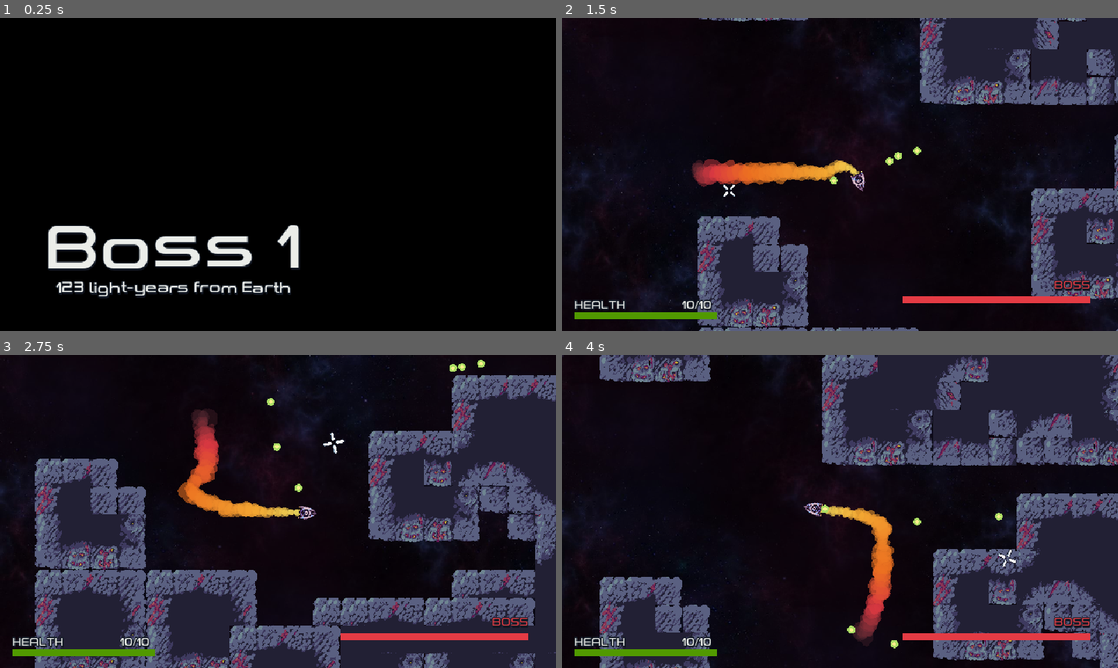
Above: before the commit, frames 1-4 (two rows, left to right).
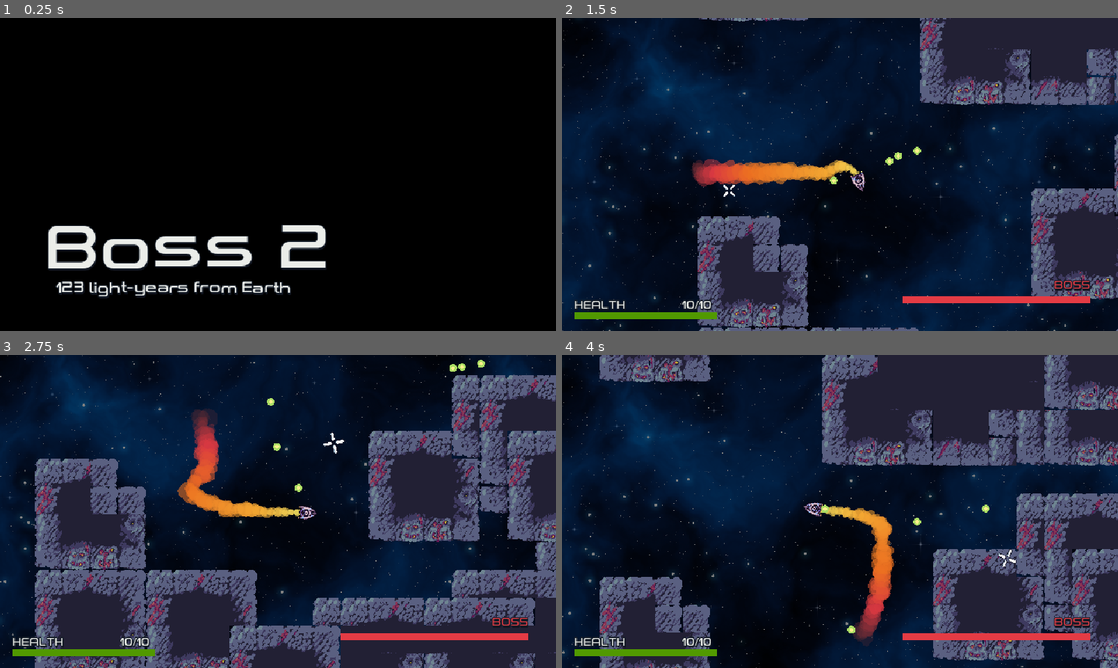
Above: after the commit, the same moments.

Repository: Yoshiip/boss-rush-jam-2024
Game: Godot game, scene res://levels/fight/fight.tscn
Two runs of this game, one before a commit and one after it. Both use one fixed random seed, a clock stepped at 60 frames per second and the inputs below. This scene is started directly instead of the project's main scene. The engine's default icon, where the game draws it, is replaced by a stand-in: a white triangle on a blue panel in a dark square.
Inputs (mouse positions are in pixels of both pictures, inside the frame that each line leads up to):
- Up to frame 1 (0.25 s): no input
- Up to frame 2 (1.5 s): tap Enter at 0.5 s; move the mouse to (962, 158) at 0.52 s; press the mouse at (962, 158) at 0.53 s; hold D (move_right) 0.53-1.28 s; move the mouse to (728, 190) at 1.27 s; release the mouse at (728, 190) at 1.28 s; hold S (move_down) from 1.28 s (still down); click (728, 190) at 1.35 s
- Up to frame 3 (2.75 s): move the mouse to (333, 442) at 2.02 s; release S (move_down) at 2.03 s; press the mouse at (333, 442) at 2.03 s; hold D (move_right) from 2.03 s (still down); tap M (switch_movement) at 2.1 s
- Up to frame 4 (4 s): move the mouse to (812, 574) at 2.77 s; release D (move_right) at 2.78 s; release the mouse at (812, 574) at 2.78 s; hold W (move_up) 2.78-3.53 s; tap Space (weapon_toggle) at 2.85 s; click (812, 574) at 3.05 s; move the mouse to (1006, 558) at 3.52 s; press the mouse at (1006, 558) at 3.53 s; hold A (move_left) from 3.53 s (still down)

The runs differ from the first frame. In frame 1, 0.8% of the frame differs, in the area x 49-59%, y 66-81%; in frame 2, 38%, in the area x 0-100%, y 0-100%; in frame 3, 28%; in frame 4, 34%.

Commit message:
crush detection + better game over

Diff:
--- a/assets/game_manager.gd
+++ b/assets/game_manager.gd
@@ -30,7 +30,7 @@
 func clear_save_data() -> void:
 	save_data = {
 		"points": 10,
-		"level": 0,
+		"level": 1,
 
 		# UPGRADES
 		"hull_health": 0,
--- a/assets/spaceship/spaceship.gd
+++ b/assets/spaceship/spaceship.gd
@@ -171,3 +171,9 @@
 
 	if result.size() > 1:
 		take_damage(10)
+
+
+
+func _on_crush_detection_body_entered(body: Node2D) -> void:
+	print("AIE!!")
+	take_damage(100)
--- a/assets/spaceship/spaceship.tscn
+++ b/assets/spaceship/spaceship.tscn
@@ -54,7 +54,7 @@
 
 [node name="CollisionShape" type="CollisionPolygon2D" parent="."]
 scale = Vector2(0.7, 0.7)
-polygon = PackedVector2Array(-25.7143, -21.4286, 20, -11.4286, 20, 12.8571, -25.7143, 21.4286)
+polygon = PackedVector2Array(-26, -21, 20, -11, 20, 11, -26, 21)
 one_way_collision_margin = 0.0
 
 [node name="Hit" type="AudioStreamPlayer" parent="."]
@@ -74,3 +74,15 @@
 
 [node name="ShootPoint" type="Marker2D" parent="."]
 position = Vector2(19, 0)
+
+[node name="CrushDetection" type="Area2D" parent="."]
+scale = Vector2(0.9, 0.9)
+collision_layer = 2
+collision_mask = 2
+
+[node name="CollisionShape" type="CollisionPolygon2D" parent="CrushDetection"]
+scale = Vector2(0.7, 0.7)
+polygon = PackedVector2Array(-26, -21, 20, -11, 20, 11, -26, 21)
+one_way_collision_margin = 0.0
+
+[connection signal="body_entered" from="CrushDetection" to="." method="_on_crush_detection_body_entered"]
--- a/assets/tiles/Basic_tile_set.tres
+++ b/assets/tiles/Basic_tile_set.tres
@@ -548,7 +548,8 @@
 
 [resource]
 tile_size = Vector2i(64, 64)
-physics_layer_0/collision_layer = 1
+physics_layer_0/collision_layer = 3
+physics_layer_0/collision_mask = 3
 terrain_set_0/mode = 0
 terrain_set_0/terrain_0/name = "Terrain 0"
 terrain_set_0/terrain_0/color = Color(0.5, 0.34375, 0.25, 1)
--- a/assets/utils/crossfade.gd
+++ b/assets/utils/crossfade.gd
@@ -31,6 +31,14 @@
 	a_player.volume_db = db
 	b_player.volume_db = -80
 
+func stop_both() -> void:
+	if last_tween != null:
+		last_tween.stop()
+	var tween := _default_tween()
+	tween.tween_property(a_player, "volume_db", -80, 5.0)
+	tween.tween_property(b_player, "volume_db", -80, 5.0)
+	last_tween = tween
+
 func to_a() -> void:
 	if last_tween != null:
 		last_tween.stop()
--- a/levels/fight/fight.gd
+++ b/levels/fight/fight.gd
@@ -190,7 +190,8 @@
 func _on_player_dead() -> void:
 	Input.mouse_mode = Input.MOUSE_MODE_VISIBLE
 	get_tree().paused = true
-	$Canvas/Container/GameOver.visible = true
+	crossfade.stop_both()
+	$Canvas/Container/GameOver.start()
 
 
 const EFFECTS_BUS = &"Effects"
--- a/levels/fight/fight.tscn
+++ b/levels/fight/fight.tscn
@@ -1,10 +1,12 @@
-[gd_scene load_steps=17 format=3 uid="uid://dturmkkjs4uyx"]
+[gd_scene load_steps=22 format=3 uid="uid://dturmkkjs4uyx"]
 
 [ext_resource type="PackedScene" uid="uid://cw0njmjruvdmf" path="res://assets/spaceship/spaceship.tscn" id="1_4fykx"]
 [ext_resource type="Script" path="res://levels/fight/fight.gd" id="1_5kee0"]
 [ext_resource type="Theme" uid="uid://dk1lq0oeybxad" path="res://ui/theme.tres" id="3_c44pw"]
 [ext_resource type="Script" path="res://assets/camera/BetterCamera.gd" id="5_g487y"]
+[ext_resource type="AudioStream" uid="uid://bu41dw2kqfu3l" path="res://audios/musics/game_over.mp3" id="8_r3fsk"]
 [ext_resource type="Script" path="res://levels/fight/fight_transition.gd" id="9_2s53k"]
+[ext_resource type="AudioStream" uid="uid://03eaf8f8e41o" path="res://audios/effects/death.wav" id="9_fpwsx"]
 [ext_resource type="AudioStream" uid="uid://d3cl0e5lotj3g" path="res://audios/effects/ui/game-start2.wav" id="10_i2648"]
 [ext_resource type="Script" path="res://levels/fight/game_over.gd" id="11_kn4rb"]
 [ext_resource type="Texture2D" uid="uid://cvj3g8utd2nb0" path="res://assets/utils/crosshair.png" id="17_x1b4e"]
@@ -161,6 +163,67 @@
 "intro": SubResource("Animation_3c4mq")
 }
 
+[sub_resource type="Animation" id="Animation_80ekd"]
+resource_name = "GameOver"
+length = 4.0
+tracks/0/type = "value"
+tracks/0/imported = false
+tracks/0/enabled = true
+tracks/0/path = NodePath("Music:playing")
+tracks/0/interp = 1
+tracks/0/loop_wrap = true
+tracks/0/keys = {
+"times": PackedFloat32Array(0, 0.533333),
+"transitions": PackedFloat32Array(1, 1),
+"update": 1,
+"values": [false, true]
+}
+tracks/1/type = "value"
+tracks/1/imported = false
+tracks/1/enabled = true
+tracks/1/path = NodePath("Death:playing")
+tracks/1/interp = 1
+tracks/1/loop_wrap = true
+tracks/1/keys = {
+"times": PackedFloat32Array(0),
+"transitions": PackedFloat32Array(1),
+"update": 1,
+"values": [true]
+}
+
+[sub_resource type="Animation" id="Animation_7iggc"]
+length = 0.001
+tracks/0/type = "value"
+tracks/0/imported = false
+tracks/0/enabled = true
+tracks/0/path = NodePath("Music:playing")
+tracks/0/interp = 1
+tracks/0/loop_wrap = true
+tracks/0/keys = {
+"times": PackedFloat32Array(0),
+"transitions": PackedFloat32Array(1),
+"update": 1,
+"values": [false]
+}
+tracks/1/type = "value"
+tracks/1/imported = false
+tracks/1/enabled = true
+tracks/1/path = NodePath("Death:playing")
+tracks/1/interp = 1
+tracks/1/loop_wrap = true
+tracks/1/keys = {
+"times": PackedFloat32Array(0),
+"transitions": PackedFloat32Array(1),
+"update": 1,
+"values": [false]
+}
+
+[sub_resource type="AnimationLibrary" id="AnimationLibrary_16f7o"]
+_data = {
+"GameOver": SubResource("Animation_80ekd"),
+"RESET": SubResource("Animation_7iggc")
+}
+
 [node name="Fight" type="Node2D"]
 script = ExtResource("1_5kee0")
 
@@ -263,6 +326,7 @@
 show_percentage = false
 
 [node name="Transition" type="Control" parent="Canvas/Container"]
+visible = false
 layout_mode = 1
 anchors_preset = 15
 anchor_right = 1.0
@@ -332,10 +396,10 @@
 anchor_top = 0.5
 anchor_right = 0.5
 anchor_bottom = 0.5
-offset_left = -20.0
-offset_top = -20.0
-offset_right = 20.0
-offset_bottom = 20.0
+offset_left = -276.0
+offset_top = -50.0
+offset_right = 276.0
+offset_bottom = 85.0
 grow_horizontal = 2
 grow_vertical = 2
 script = ExtResource("11_kn4rb")
@@ -348,8 +412,27 @@
 
 [node name="Subtitle" type="Label" parent="Canvas/Container/GameOver"]
 layout_mode = 2
-text = "(click to continue)"
+text = "Your ship has been destroyed."
 horizontal_alignment = 1
+
+[node name="AnimationPlayer" type="AnimationPlayer" parent="Canvas/Container/GameOver"]
+libraries = {
+"": SubResource("AnimationLibrary_16f7o")
+}
+
+[node name="Music" type="AudioStreamPlayer" parent="Canvas/Container/GameOver"]
+stream = ExtResource("8_r3fsk")
+volume_db = -4.0
+bus = &"Music"
+
+[node name="Death" type="AudioStreamPlayer" parent="Canvas/Container/GameOver"]
+stream = ExtResource("9_fpwsx")
+bus = &"Music"
+
+[node name="Restart" type="Button" parent="Canvas/Container/GameOver"]
+visible = false
+layout_mode = 2
+text = "Restart fight"
 
 [node name="Crosshair" type="TextureRect" parent="Canvas/Container"]
 layout_mode = 0
@@ -378,3 +461,5 @@
 metadata/_edit_lock_ = true
 
 [connection signal="animation_finished" from="Canvas/Container/Transition/AnimationPlayer" to="Canvas/Container/Transition" method="_on_animation_player_animation_finished"]
+[connection signal="animation_finished" from="Canvas/Container/GameOver/AnimationPlayer" to="Canvas/Container/GameOver" method="_on_animation_player_animation_finished"]
+[connection signal="pressed" from="Canvas/Container/GameOver/Restart" to="Canvas/Container/GameOver" method="_on_restart_pressed"]
--- a/levels/fight/game_over.gd
+++ b/levels/fight/game_over.gd
@@ -1,9 +1,13 @@
 extends VBoxContainer
 
-func _ready() -> void:
-	pass
+func start() -> void:
+	visible = true
+	$AnimationPlayer.play("GameOver")
 
-func _unhandled_input(event: InputEvent) -> void:
-	if get_tree().paused && event.is_action_pressed("fire"):
-		get_tree().paused = false
-		get_tree().change_scene_to_file("res://levels/menu/menu.tscn")
+func _on_restart_pressed() -> void:
+	get_tree().paused = false
+	get_tree().reload_current_scene()
+
+
+func _on_animation_player_animation_finished(anim_name: StringName) -> void:
+	$Restart.visible = true
--- a/levels/menu/menu.tscn
+++ b/levels/menu/menu.tscn
@@ -212,7 +212,7 @@
 scale = Vector2(0.4, 0.4)
 texture = ExtResource("4_kpk66")
 region_enabled = true
-region_rect = Rect2(0, 0, 4096, 4096)
+region_rect = Rect2(0, 0, 16384, 16384)
 
 [node name="Camera" type="Camera2D" parent="."]
 limit_left = -400
--- a/levels/upgrades/upgrades.tscn
+++ b/levels/upgrades/upgrades.tscn
@@ -1,10 +1,24 @@
-[gd_scene load_steps=8 format=3 uid="uid://bcgdrodgl21lg"]
+[gd_scene load_steps=10 format=3 uid="uid://bcgdrodgl21lg"]
 
 [ext_resource type="PackedScene" uid="uid://dfymr03ncw1dg" path="res://ui/upgrades/upgrades_box/upgrade_box.tscn" id="1_gvm2u"]
 [ext_resource type="Script" path="res://ui/upgrades/upgrades.gd" id="1_jhpx4"]
 [ext_resource type="Theme" uid="uid://bbcaen3oyqxer" path="res://ui/computer/terminal_theme.tres" id="2_es30p"]
 [ext_resource type="Shader" path="res://ui/computer/vhs.gdshader" id="4_66ru2"]
 [ext_resource type="AudioStream" uid="uid://cy8tte6pogyh5" path="res://audios/musics/up_n_grades.mp3" id="5_1n8pf"]
+[ext_resource type="AudioStream" uid="uid://beqqkwikr1w4g" path="res://audios/effects/upgrade.wav" id="6_il4qi"]
+
+[sub_resource type="StyleBoxFlat" id="StyleBoxFlat_61bwy"]
+draw_center = false
+border_width_left = 4
+border_width_top = 14
+border_width_right = 4
+border_width_bottom = 4
+border_color = Color(0, 0.498039, 0, 1)
+corner_radius_top_left = 4
+corner_radius_top_right = 4
+corner_radius_bottom_right = 4
+corner_radius_bottom_left = 4
+corner_detail = 1
 
 [sub_resource type="StyleBoxFlat" id="StyleBoxFlat_nyu4o"]
 bg_color = Color(0, 1, 0, 1)
@@ -71,6 +85,7 @@
 offset_right = -32.0
 grow_horizontal = 2
 grow_vertical = 2
+theme_override_constants/separation = 12
 alignment = 1
 
 [node name="Label" type="Label" parent="Canvas/Container/Boxes"]
@@ -104,58 +119,108 @@
 layout_mode = 2
 title = "Bullet Size"
 
-[node name="Separator" type="Control" parent="Canvas/Container/Boxes"]
-custom_minimum_size = Vector2(0, 32)
-layout_mode = 2
-
 [node name="Bottom" type="HBoxContainer" parent="Canvas/Container/Boxes"]
-layout_mode = 2
-theme_override_constants/separation = 64
-alignment = 1
-
-[node name="Left" type="VBoxContainer" parent="Canvas/Container/Boxes/Bottom"]
-layout_mode = 2
-
-[node name="bullet_bounce" parent="Canvas/Container/Boxes/Bottom/Left" instance=ExtResource("1_gvm2u")]
-custom_minimum_size = Vector2(160, 80)
+custom_minimum_size = Vector2(0, 190)
+layout_mode = 2
+size_flags_vertical = 3
+theme_override_constants/separation = 32
+alignment = 1
+
+[node name="Left" type="Panel" parent="Canvas/Container/Boxes/Bottom"]
+layout_mode = 2
+size_flags_horizontal = 3
+theme_override_styles/panel = SubResource("StyleBoxFlat_61bwy")
+
+[node name="Label" type="Label" parent="Canvas/Container/Boxes/Bottom/Left"]
+layout_mode = 1
+anchors_preset = 10
+anchor_right = 1.0
+offset_bottom = 20.0
+grow_horizontal = 2
+theme_override_font_sizes/font_size = 10
+text = "Bounces"
+horizontal_alignment = 1
+
+[node name="Left" type="VBoxContainer" parent="Canvas/Container/Boxes/Bottom/Left"]
+layout_mode = 1
+anchors_preset = -1
+anchor_right = 1.0
+anchor_bottom = 1.0
+offset_left = 4.0
+offset_top = 14.0
+offset_right = -4.0
+offset_bottom = -4.0
+grow_horizontal = 2
+grow_vertical = 2
+alignment = 1
+
+[node name="bullet_bounce" parent="Canvas/Container/Boxes/Bottom/Left/Left" instance=ExtResource("1_gvm2u")]
+custom_minimum_size = Vector2(120, 80)
 layout_mode = 2
 size_flags_horizontal = 4
-title = "Bullet Bounce"
-
-[node name="Container" type="HBoxContainer" parent="Canvas/Container/Boxes/Bottom/Left"]
-layout_mode = 2
-
-[node name="damage_on_bounce" parent="Canvas/Container/Boxes/Bottom/Left/Container" instance=ExtResource("1_gvm2u")]
-custom_minimum_size = Vector2(120, 80)
-layout_mode = 2
-title = "+DMG on Bounce"
-
-[node name="split_on_bounce" parent="Canvas/Container/Boxes/Bottom/Left/Container" instance=ExtResource("1_gvm2u")]
-custom_minimum_size = Vector2(120, 80)
-layout_mode = 2
-title = "Split on Bounce"
-
-[node name="Right" type="VBoxContainer" parent="Canvas/Container/Boxes/Bottom"]
-layout_mode = 2
-
-[node name="deflection_bullet" parent="Canvas/Container/Boxes/Bottom/Right" instance=ExtResource("1_gvm2u")]
+title = "Count"
+
+[node name="Container" type="HBoxContainer" parent="Canvas/Container/Boxes/Bottom/Left/Left"]
+layout_mode = 2
+alignment = 1
+
+[node name="damage_on_bounce" parent="Canvas/Container/Boxes/Bottom/Left/Left/Container" instance=ExtResource("1_gvm2u")]
+custom_minimum_size = Vector2(120, 80)
+layout_mode = 2
+title = "Damage"
+
+[node name="split_on_bounce" parent="Canvas/Container/Boxes/Bottom/Left/Left/Container" instance=ExtResource("1_gvm2u")]
+custom_minimum_size = Vector2(120, 80)
+layout_mode = 2
+title = "Split"
+
+[node name="Right" type="Panel" parent="Canvas/Container/Boxes/Bottom"]
+layout_mode = 2
+size_flags_horizontal = 3
+theme_override_styles/panel = SubResource("StyleBoxFlat_61bwy")
+
+[node name="Label" type="Label" parent="Canvas/Container/Boxes/Bottom/Right"]
+layout_mode = 1
+anchors_preset = 10
+anchor_right = 1.0
+offset_bottom = 20.0
+grow_horizontal = 2
+theme_override_font_sizes/font_size = 10
+text = "Special Projectiles"
+horizontal_alignment = 1
+
+[node name="Right" type="VBoxContainer" parent="Canvas/Container/Boxes/Bottom/Right"]
+layout_mode = 1
+anchors_preset = -1
+anchor_right = 1.0
+anchor_bottom = 1.0
+offset_left = 4.0
+offset_top = 14.0
+offset_right = -4.0
+offset_bottom = -4.0
+grow_horizontal = 2
+grow_vertical = 2
+alignment = 1
+
+[node name="deflection_bullet" parent="Canvas/Container/Boxes/Bottom/Right/Right" instance=ExtResource("1_gvm2u")]
 custom_minimum_size = Vector2(120, 80)
 layout_mode = 2
 size_flags_horizontal = 4
 title = "Deflection"
 
-[node name="Container" type="HBoxContainer" parent="Canvas/Container/Boxes/Bottom/Right"]
-layout_mode = 2
-
-[node name="bullet_pierce" parent="Canvas/Container/Boxes/Bottom/Right/Container" instance=ExtResource("1_gvm2u")]
-custom_minimum_size = Vector2(120, 80)
-layout_mode = 2
-title = "Bullet Pierce"
-
-[node name="infection_bullet" parent="Canvas/Container/Boxes/Bottom/Right/Container" instance=ExtResource("1_gvm2u")]
-custom_minimum_size = Vector2(120, 80)
-layout_mode = 2
-title = "Infection Bullet"
+[node name="Container" type="HBoxContainer" parent="Canvas/Container/Boxes/Bottom/Right/Right"]
+layout_mode = 2
+alignment = 1
+
+[node name="bullet_pierce" parent="Canvas/Container/Boxes/Bottom/Right/Right/Container" instance=ExtResource("1_gvm2u")]
+custom_minimum_size = Vector2(120, 80)
+layout_mode = 2
+title = "Pierce"
+
+[node name="infection_bullet" parent="Canvas/Container/Boxes/Bottom/Right/Right/Container" instance=ExtResource("1_gvm2u")]
+custom_minimum_size = Vector2(120, 80)
+layout_mode = 2
+title = "Infection"
 
 [node name="Footer" type="HBoxContainer" parent="Canvas/Container/Boxes"]
 layout_mode = 2
@@ -183,10 +248,15 @@
 mouse_filter = 2
 metadata/_edit_lock_ = true
 
-[node name="AudioStreamPlayer" type="AudioStreamPlayer" parent="."]
+[node name="Music" type="AudioStreamPlayer" parent="."]
 stream = ExtResource("5_1n8pf")
 volume_db = -4.0
 autoplay = true
 bus = &"Music"
 
+[node name="Upgrade" type="AudioStreamPlayer" parent="."]
+stream = ExtResource("6_il4qi")
+volume_db = -2.0
+bus = &"Effects"
+
 [connection signal="pressed" from="Canvas/Container/Boxes/Footer/Continue" to="." method="_on_continue_pressed"]
--- a/project.godot
+++ b/project.godot
@@ -127,6 +127,11 @@
 ]
 }
 
+[layer_names]
+
+2d_physics/layer_1="Default"
+2d_physics/layer_2="Crush"
+
 [physics]
 
 2d/physics_engine="GodotPhysics2D"
--- a/ui/computer/computer.gd
+++ b/ui/computer/computer.gd
@@ -72,11 +72,5 @@
 
 		elif phase == 1:
 			phase += 1
-			await get_tree().create_timer(0.25).timeout
-			$Canvas/Container/TerminalText.visible = false
-			$Canvas/Container/Upgrades.visible = true
 
-
-func _on_continue_pressed() -> void:
-	GameManager.save_data.level += 1;
-	get_tree().change_scene_to_file("res://levels/fight/fight.tscn")
+			get_tree().change_scene_to_file("res://levels/upgrades/upgrades.tscn")
--- a/ui/computer/terminal_theme.tres
+++ b/ui/computer/terminal_theme.tres
@@ -1,6 +1,19 @@
-[gd_resource type="Theme" load_steps=3 format=3 uid="uid://bbcaen3oyqxer"]
+[gd_resource type="Theme" load_steps=5 format=3 uid="uid://bbcaen3oyqxer"]
 
 [ext_resource type="FontFile" uid="uid://byoqb4icldrm7" path="res://ui/fonts/recursive_monospace.ttf" id="1_rsk3w"]
+
+[sub_resource type="StyleBoxFlat" id="StyleBoxFlat_jisgt"]
+bg_color = Color(0, 1, 0, 1)
+border_width_left = 2
+border_width_top = 2
+border_width_right = 2
+border_width_bottom = 2
+border_color = Color(0, 1, 0, 1)
+corner_radius_top_left = 4
+corner_radius_top_right = 4
+corner_radius_bottom_right = 4
+corner_radius_bottom_left = 4
+corner_detail = 1
 
 [sub_resource type="StyleBoxFlat" id="StyleBoxFlat_2sy3g"]
 bg_color = Color(0, 1, 0, 1)
@@ -16,8 +29,23 @@
 corner_radius_bottom_left = 4
 corner_detail = 1
 
+[sub_resource type="StyleBoxFlat" id="StyleBoxFlat_73vy8"]
+bg_color = Color(1, 1, 1, 1)
+border_width_left = 2
+border_width_top = 2
+border_width_right = 2
+border_width_bottom = 2
+border_color = Color(1, 1, 1, 1)
+corner_radius_top_left = 4
+corner_radius_top_right = 4
+corner_radius_bottom_right = 4
+corner_radius_bottom_left = 4
+corner_detail = 1
+
 [resource]
 default_font = ExtResource("1_rsk3w")
-Button/styles/hover = null
+Button/colors/font_pressed_color = Color(0, 0, 0, 1)
+Button/styles/hover = SubResource("StyleBoxFlat_jisgt")
 Button/styles/normal = SubResource("StyleBoxFlat_2sy3g")
+Button/styles/pressed = SubResource("StyleBoxFlat_73vy8")
 Label/constants/outline_size = 4
--- a/ui/settings/settings_menu.gd
+++ b/ui/settings/settings_menu.gd
@@ -8,8 +8,8 @@
 
 func _ready() -> void:
 	UiUtils.apply_transition($Panel/Container)
-	var music_volume := AudioServer.get_bus_volume_db(1)
-	var effects_volume := AudioServer.get_bus_volume_db(2)
+	var music_volume := db_to_linear(AudioServer.get_bus_volume_db(1))
+	var effects_volume := db_to_linear(AudioServer.get_bus_volume_db(2))
 
 	update_music_volume(music_volume)
 	update_effects_volume(effects_volume)
--- a/ui/ui_utils.gd
+++ b/ui/ui_utils.gd
@@ -24,6 +24,6 @@
 			await get_tree().create_timer(TRANSITION_DURATION * 1 / 4).timeout
 
 func smooth_queue_free(node: CanvasItem) -> void:
-	var tween := get_tree().create_tween()
+	var tween := get_tree().create_tween().bind_node(node)
 	tween.tween_property(node, "modulate", node.modulate * Color.TRANSPARENT, TRANSITION_DURATION)
 	tween.tween_callback(node.queue_free)
--- a/ui/upgrades/upgrades.gd
+++ b/ui/upgrades/upgrades.gd
@@ -13,13 +13,18 @@
 		upgrade.removed_point.connect(_upgrade_removed_point)
 
 
-func _upgrade_added_point() -> void:
+func _upgrade_added_point(new_level: int, max_level: int) -> void:
 	_update_ui()
+	$Upgrade.pitch_scale = 1.0 + float(new_level) / float(max_level)
+	$Upgrade.play()
 
 
 func _upgrade_removed_point() -> void:
 	_update_ui()
+	$Upgrade.pitch_scale = 1.0
+	$Upgrade.play()
 
 
 func _on_continue_pressed() -> void:
+	GameManager.save_data.level += 1
 	get_tree().change_scene_to_file("res://levels/fight/fight.tscn")
--- a/ui/upgrades/upgrades_box/upgrade_box.gd
+++ b/ui/upgrades/upgrades_box/upgrade_box.gd
@@ -1,7 +1,7 @@
 class_name UpgradeBox
 extends Panel
 
-signal added_point
+signal added_point(new_level: int, max_level: int)
 signal removed_point
 
 
@@ -17,6 +17,7 @@
 
 	$Container/Title.text = title
 	$Container/Container/Level/Current.text = str(current_level)
+	$Max.visible = current_level >= max_level
 
 
 func _ready() -> void:
@@ -35,7 +36,7 @@
 	GameManager.save_data.points -= 1
 
 	_update_ui()
-	added_point.emit()
+	added_point.emit(current_level, max_level)
 
 
 func _on_remove_button_pressed() -> void:
--- a/ui/upgrades/upgrades_box/upgrade_box.tscn
+++ b/ui/upgrades/upgrades_box/upgrade_box.tscn
@@ -47,6 +47,7 @@
 [node name="RemoveButton" type="Button" parent="Container/Container"]
 layout_mode = 2
 size_flags_vertical = 4
+focus_mode = 0
 text = "-"
 
 [node name="Level" type="Panel" parent="Container/Container"]
@@ -100,7 +101,22 @@
 [node name="AddButton" type="Button" parent="Container/Container"]
 layout_mode = 2
 size_flags_vertical = 4
+focus_mode = 0
 text = "+"
+
+[node name="Max" type="RichTextLabel" parent="."]
+visible = false
+clip_contents = false
+layout_mode = 0
+offset_left = 10.0
+offset_top = -9.0
+offset_right = 39.0
+offset_bottom = 11.0
+theme_override_constants/outline_size = 4
+bbcode_enabled = true
+text = "[rainbow][wave]MAX[/wave][/rainbow]"
+fit_content = true
+scroll_active = false
 
 [connection signal="pressed" from="Container/Container/RemoveButton" to="." method="_on_remove_button_pressed"]
 [connection signal="pressed" from="Container/Container/AddButton" to="." method="_on_add_button_pressed"]
Not shown: 1 places in 3rd_boss_info.tres that only renumber resources
Not shown, added: audios/effects/upgrade.wav.import
Not shown, added: audios/musics/game_over.mp3.import
Not shown, changed: audios/musics/paper_guts/paper_guts.mp3.import
Not shown, changed: audios/musics/paper_guts/paper_guts_pause.mp3.import
Not shown, changed: audios/musics/raw_mechanical/raw_mechanical.mp3.import
Not shown, changed: audios/musics/raw_mechanical/raw_mechanical_pause.mp3.import
Not shown, changed: audios/musics/up_n_grades.mp3.import
Not shown: 1 places in levels/environments/boss_1_env.tscn that only renumber resources
Not shown: 1 places in levels/menu/menu.tscn that only renumber resources
Not shown, added: audios/effects/upgrade.wav
Not shown, added: audios/musics/game_over.mp3
